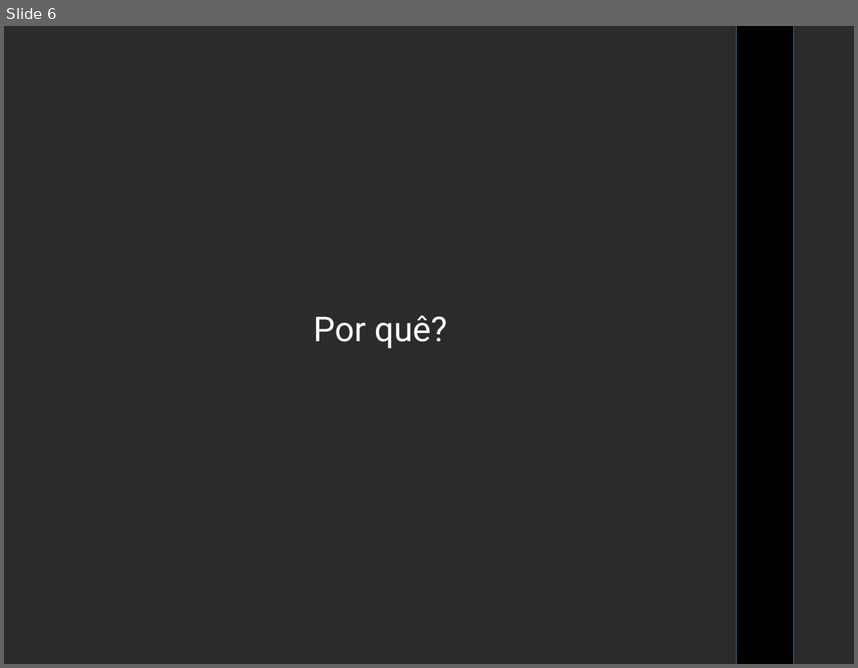
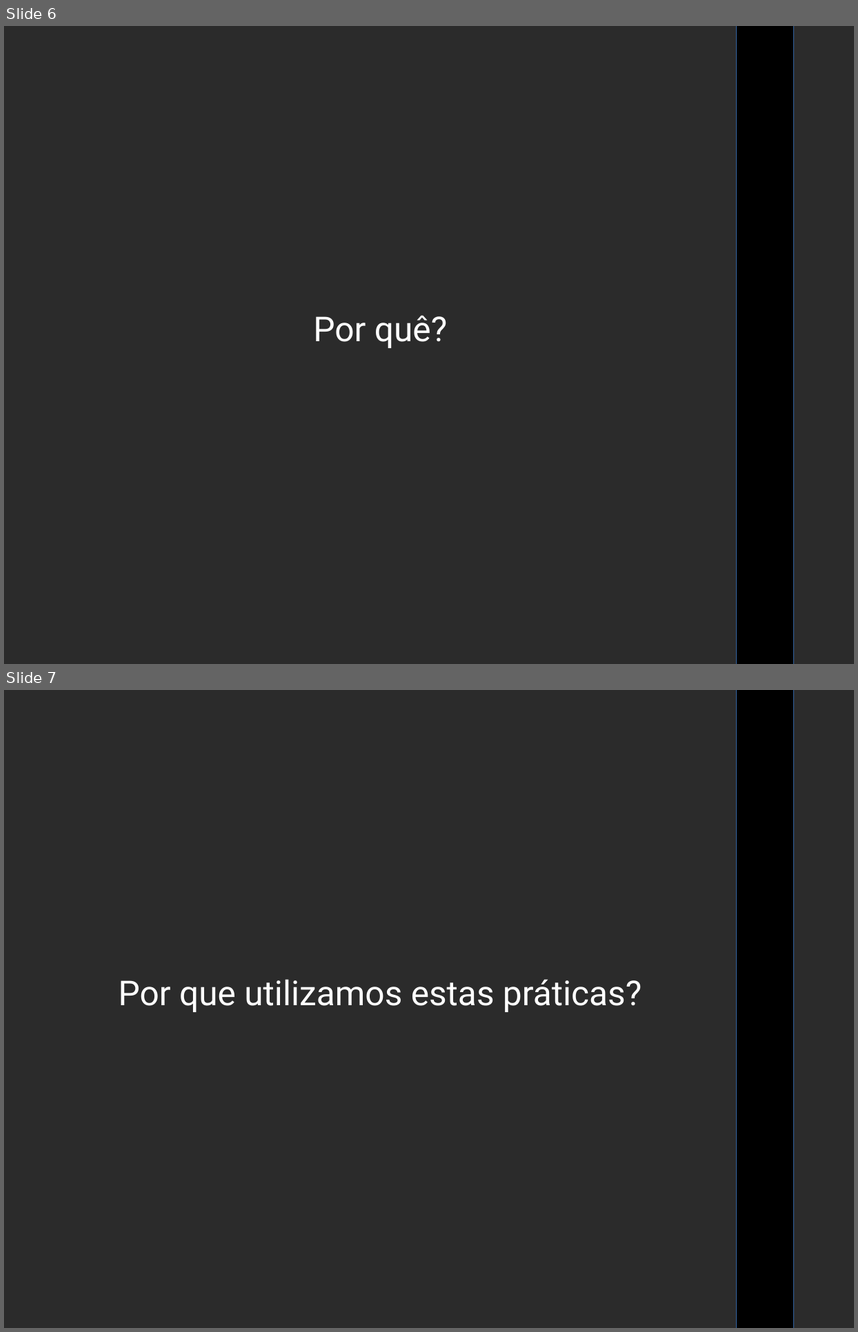
Before and after one commit to luizfar/AgilComoBruceLee, a slide deck: AgilComoBruceLee.odp. Shown one above the other, each under a label of ours: slide 6 before the commit, slides 6 and 7 after it. The pictures are 858x668 and 858x1332 pixels, drawn with LibreOffice and Linux fonts; fonts in the diff are those of the drawing; background and template pictures are left out; a plain dark background stands for a picture behind light text. Boxes give left, top, right and bottom in pixels: in the first picture for what was removed or moved away, otherwise in the second. Text is boxed around its words. In the diff, an @@ line names an element or a change of style, - is before the commit and + after.

```diff
--- a/AgilComoBruceLee.odp
+++ b/AgilComoBruceLee.odp
@@ slide 7 added at [4,690,854,1328], background picture (left out); not listed: 1 template element that a slide beside it also shows @@
@@ subtitle added at [119,979,642,1012], 32 pt, text #FFFFFF @@
+Por que utilizamos estas práticas?
```
Also in this commit, not shown: 10 other slides added, 1 slide removed.
